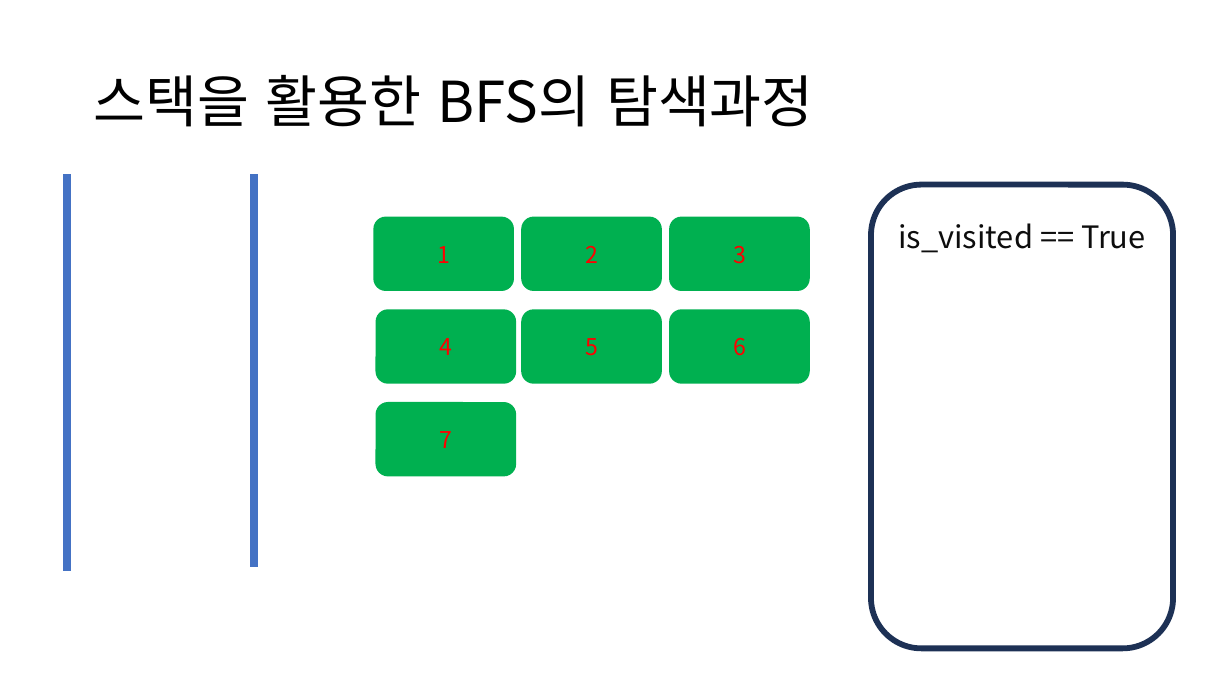
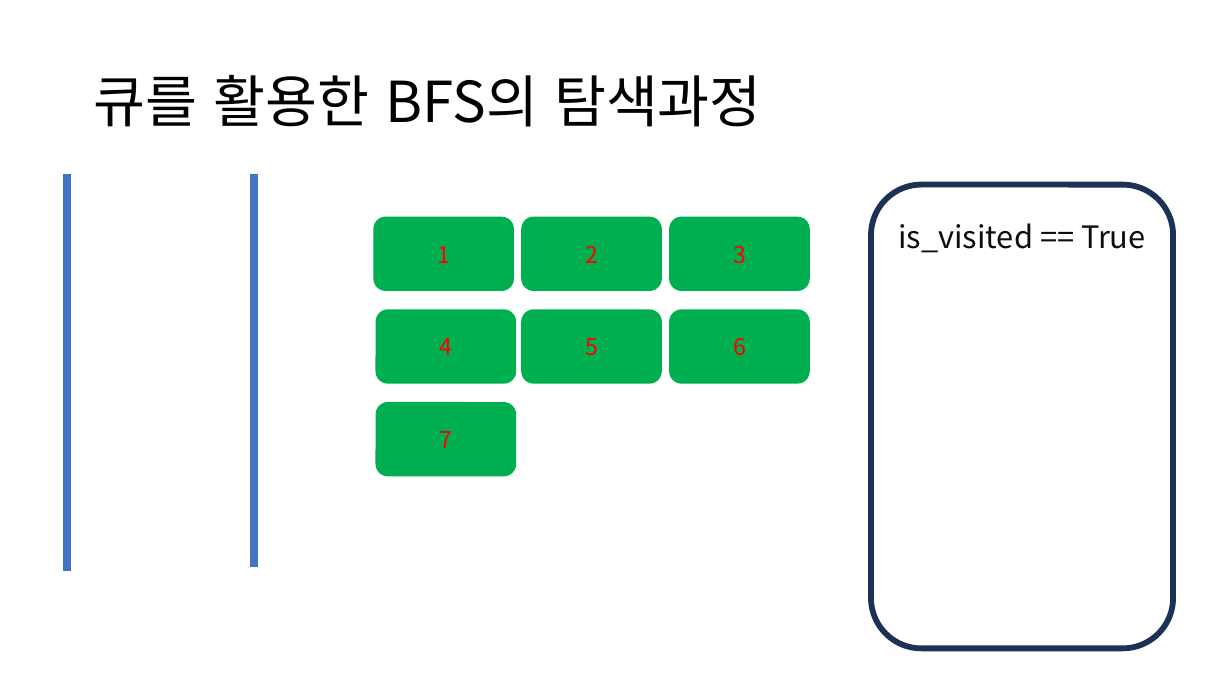
Before and after one commit to quizoverflow/2023_Algorithm_Study, a slide deck: slide 15 of fourth_week/4주차_그래프탐색.pptx. Drawn at 1232x693 pixels with LibreOffice and Linux fonts; fonts in the diff are those of the drawing. Boxes give left, top, right and bottom in pixels: in the first picture for what was removed or moved away, otherwise in the second. Text is boxed around its words. In the diff, an @@ line names an element or a change of style, - is before the commit and + after.

```diff
--- a/fourth_week/4주차_그래프탐색.pptx
+++ b/fourth_week/4주차_그래프탐색.pptx
@@ title at [94,75,762,127]: text changed @@
-스택을 활용한 BFS의 탐색과정
+큐를 활용한 BFS의 탐색과정
```
Also in this commit, not shown: 1 other slide changed, 1 slide added, 3 slides removed, 2 other files.
